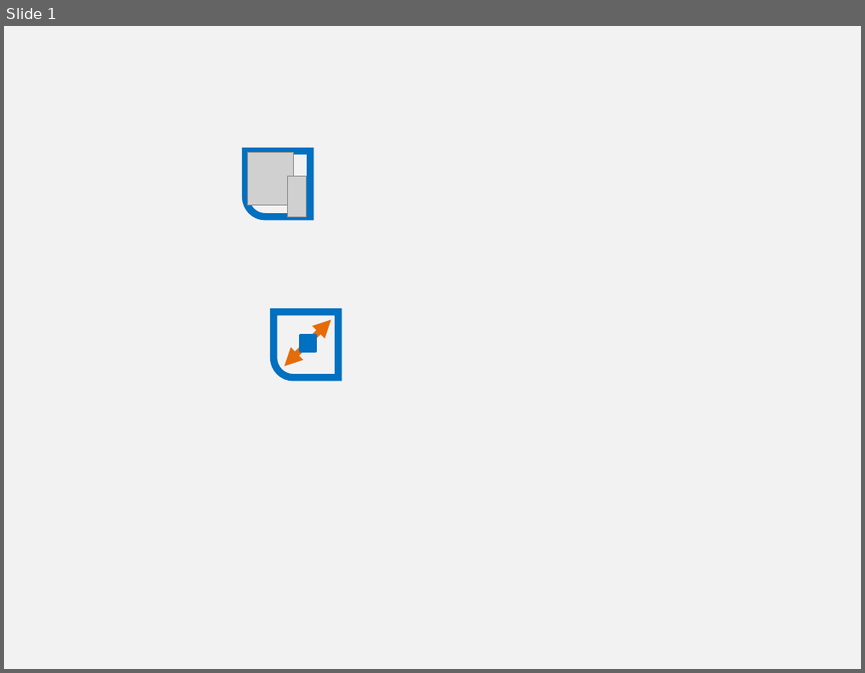
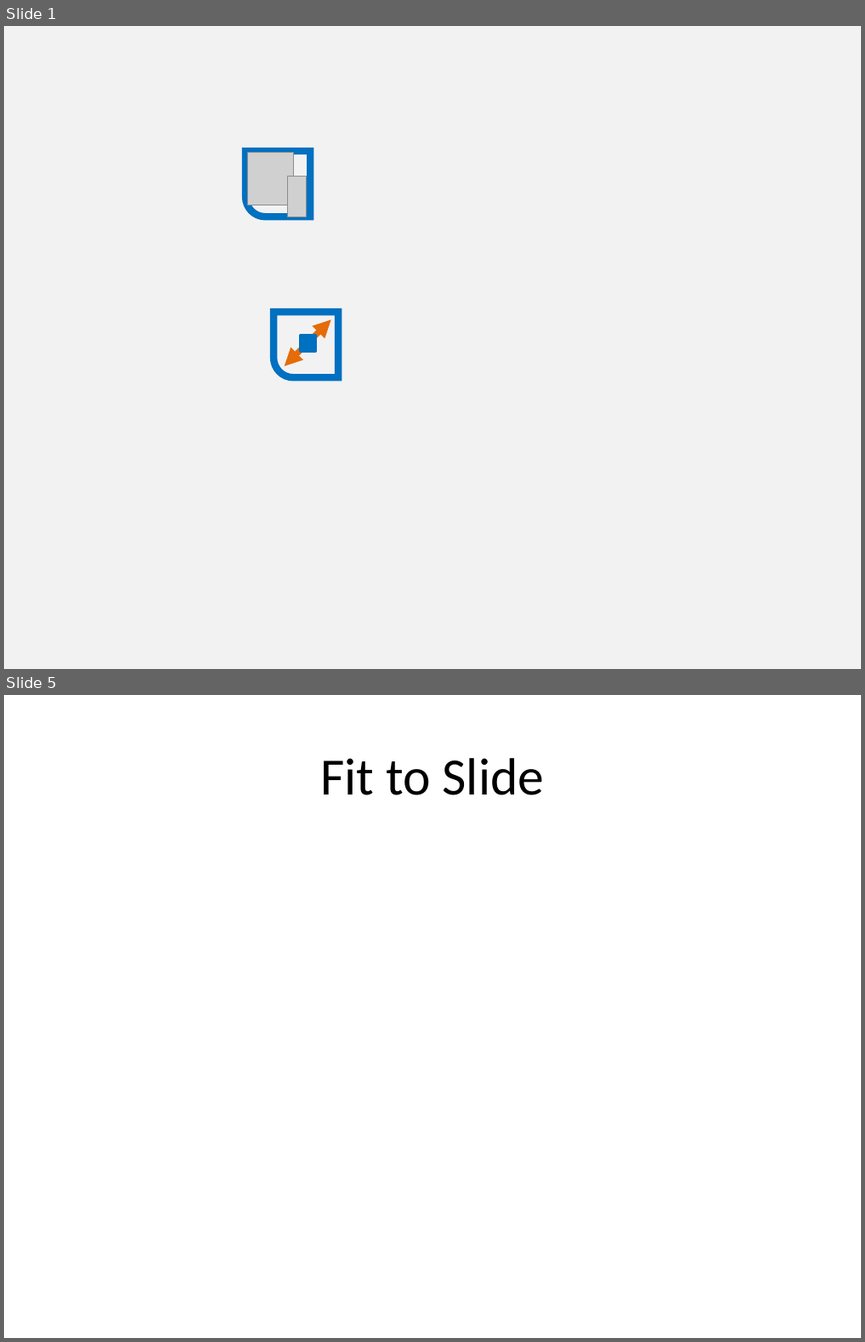
Before and after one commit to PowerPointLabs/PowerPointLabs, a slide deck: doc/Icons-ResizeLab.pptx. Shown one above the other, each under a label of ours: slide 1 before the commit, slides 1 and 5 after it; the slides between them are not shown. The pictures are 865x673 and 865x1342 pixels, drawn with LibreOffice and Linux fonts; fonts in the diff are those of the drawing; grey boxes stand for pictures. Boxes give left, top, right and bottom in pixels: in the first picture for what was removed or moved away, otherwise in the second. Text is boxed around its words. In the diff, an @@ line names an element or a change of style, - is before the commit and + after.

```diff
--- a/doc/Icons-ResizeLab.pptx
+++ b/doc/Icons-ResizeLab.pptx
@@ slide 5 added at (4,695,861,1338), background #FFFFFF @@
@@ title added at (320,758,544,795), 44 pt, text #000000 @@
+Fit to Slide
```
Also in this commit, not shown: 4 other slides added, 4 other files.
